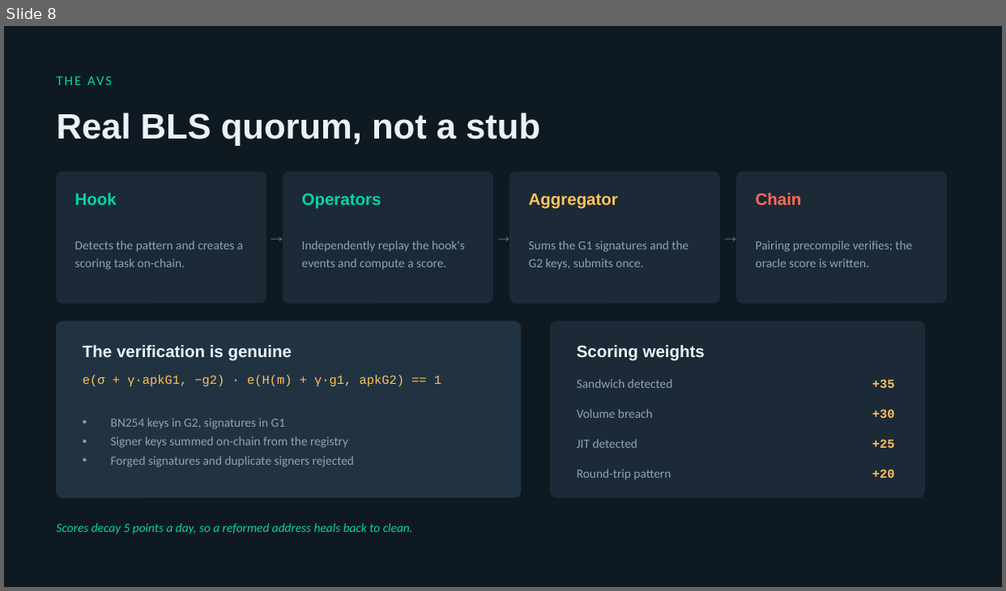
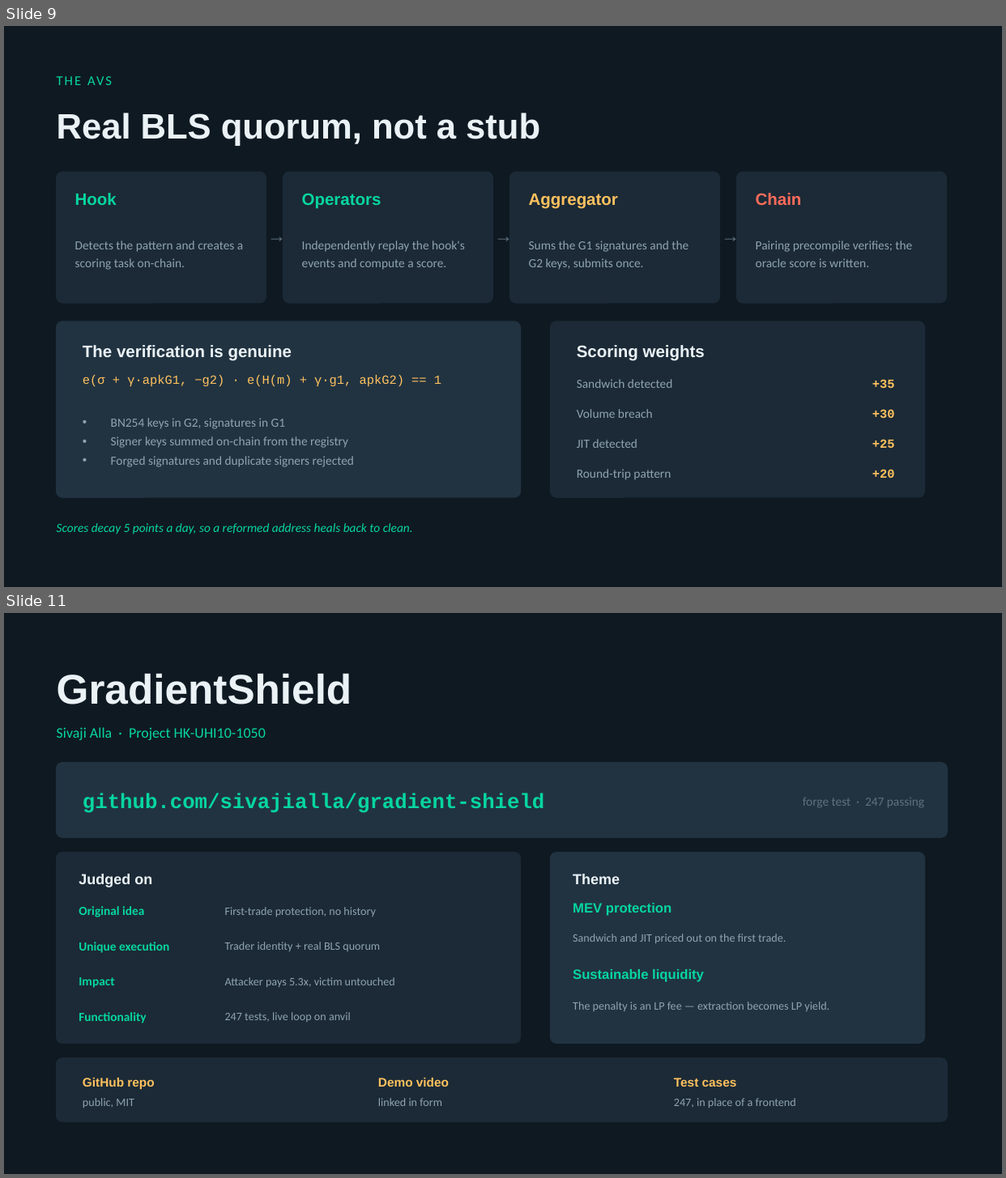
Before and after one commit to sivajialla/gradient-shield, a slide deck: GradientShield-Demo.pptx. Shown one above the other, each under a label of ours: slide 8 before the commit, slides 9 and 11 after it; the slides between them are not shown. The pictures are 1006x591 and 1006x1178 pixels, drawn with LibreOffice and Linux fonts; fonts in the diff are those of the drawing. Boxes give left, top, right and bottom in pixels: in the first picture for what was removed or moved away, otherwise in the second. Text is boxed around its words. In the diff, an @@ line names an element or a change of style, - is before the commit and + after.

```diff
--- a/GradientShield-Demo.pptx
+++ b/GradientShield-Demo.pptx
@@ slide 11 added at (x1=4, y1=613, x2=1002, y2=1174), background #0F1922 @@
@@ text added at (x1=57, y1=673, x2=352, y2=705), 40 pt, text #EAF2F6, bold @@
+GradientShield
@@ text added at (x1=57, y1=727, x2=266, y2=740), 14 pt, text #06D6A0 @@
+Sivaji Alla · Project HK-UHI10-1050
@@ rounded rectangle added at (x1=57, y1=763, x2=948, y2=837), fill #213341, outline #213341 1 pt @@
@@ text added at (x1=83, y1=793, x2=544, y2=813), 20 pt, text #06D6A0, bold @@
+github.com/sivajialla/gradient-shield
@@ text added at (x1=803, y1=798, x2=924, y2=807), 12 pt, text #5D717E @@
+forge test · 247 passing
@@ rounded rectangle added at (x1=57, y1=853, x2=521, y2=1043), fill #1B2A36, outline #1B2A36 1 pt @@
@@ rounded rectangle added at (x1=551, y1=853, x2=925, y2=1043), fill #213341, outline #213341 1 pt @@
@@ text added at (x1=79, y1=874, x2=152, y2=888), 14 pt, text #EAF2F6, bold @@
+Judged on
@@ text added at (x1=573, y1=874, x2=620, y2=884), 14 pt, text #EAF2F6, bold @@
+Theme
@@ text added at (x1=573, y1=903, x2=671, y2=916), 13 pt, text #06D6A0, bold @@
+MEV protection
@@ text added at (x1=79, y1=906, x2=144, y2=918), 12 pt, text #06D6A0, bold @@
+Original idea
@@ text added at (x1=225, y1=907, x2=375, y2=917), 11 pt, text #8FA3B0 @@
+First-trade protection, no history
@@ text added at (x1=79, y1=942, x2=169, y2=953), 12 pt, text #06D6A0, bold @@
+Unique execution
@@ text added at (x1=225, y1=942, x2=380, y2=952), 11 pt, text #8FA3B0 @@
+Trader identity + real BLS quorum
@@ text added at (x1=573, y1=934, x2=786, y2=943), 11 pt, text #8FA3B0 @@
+Sandwich and JIT priced out on the first trade.
@@ text added at (x1=573, y1=969, x2=704, y2=982), 13 pt, text #06D6A0, bold @@
+Sustainable liquidity
@@ text added at (x1=79, y1=977, x2=114, y2=988), 12 pt, text #06D6A0, bold @@
+Impact
@@ text added at (x1=225, y1=977, x2=395, y2=987), 11 pt, text #8FA3B0 @@
+Attacker pays 5.3x, victim untouched
@@ text added at (x1=79, y1=1012, x2=146, y2=1024), 12 pt, text #06D6A0, bold @@
+Functionality
@@ text added at (x1=225, y1=1012, x2=351, y2=1022), 11 pt, text #8FA3B0 @@
+247 tests, live loop on anvil
@@ text added at (x1=573, y1=1002, x2=829, y2=1012), 11 pt, text #8FA3B0 @@
+The penalty is an LP fee — extraction becomes LP yield.
@@ rounded rectangle added at (x1=57, y1=1059, x2=948, y2=1122), fill #1B2A36, outline #1B2A36 1 pt @@
@@ text added at (x1=83, y1=1078, x2=154, y2=1090), 12 pt, text #FFC15E, bold @@
+GitHub repo
@@ text added at (x1=83, y1=1098, x2=134, y2=1108), 11 pt, text #8FA3B0 @@
+public, MIT
@@ text added at (x1=378, y1=1078, x2=449, y2=1087), 12 pt, text #FFC15E, bold @@
+Demo video
@@ text added at (x1=378, y1=1098, x2=442, y2=1106), 11 pt, text #8FA3B0 @@
+linked in form
@@ text added at (x1=674, y1=1078, x2=737, y2=1087), 12 pt, text #FFC15E, bold @@
+Test cases
@@ text added at (x1=674, y1=1098, x2=796, y2=1108), 11 pt, text #8FA3B0 @@
+247, in place of a frontend
@@ what was slide 8 is now slide 9 @@
```
Also in this commit, not shown: 1 slide changed, 2 other slides added, 2 slides removed, 2 other files.
